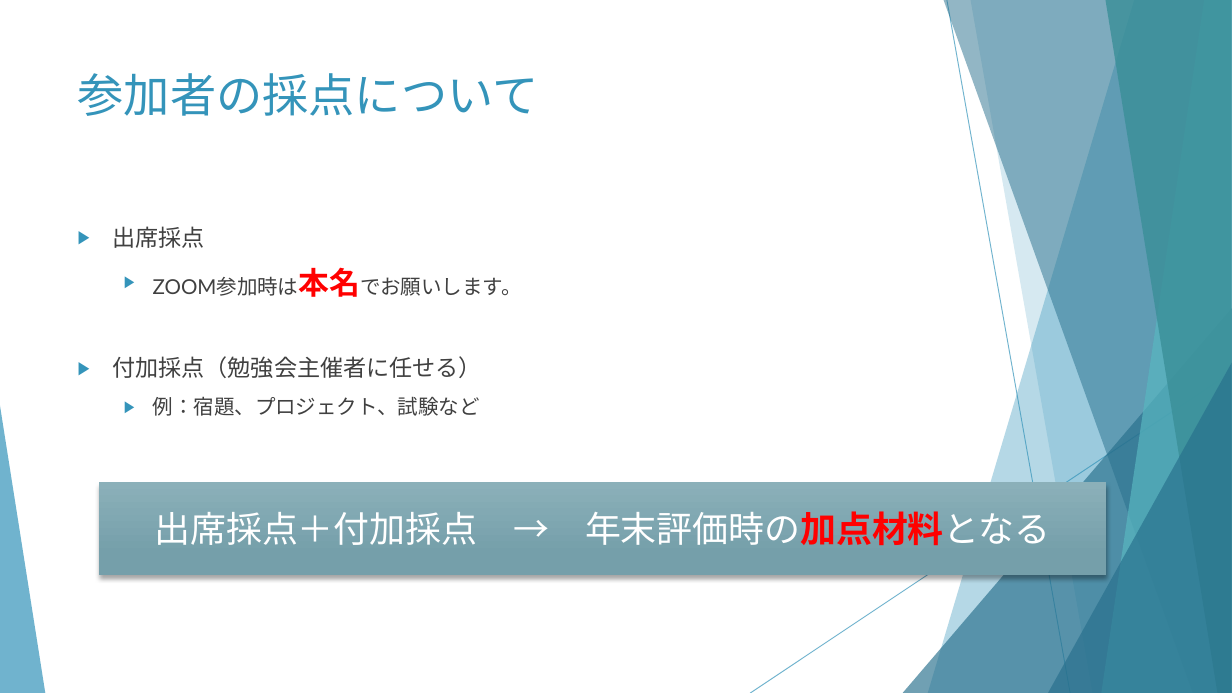
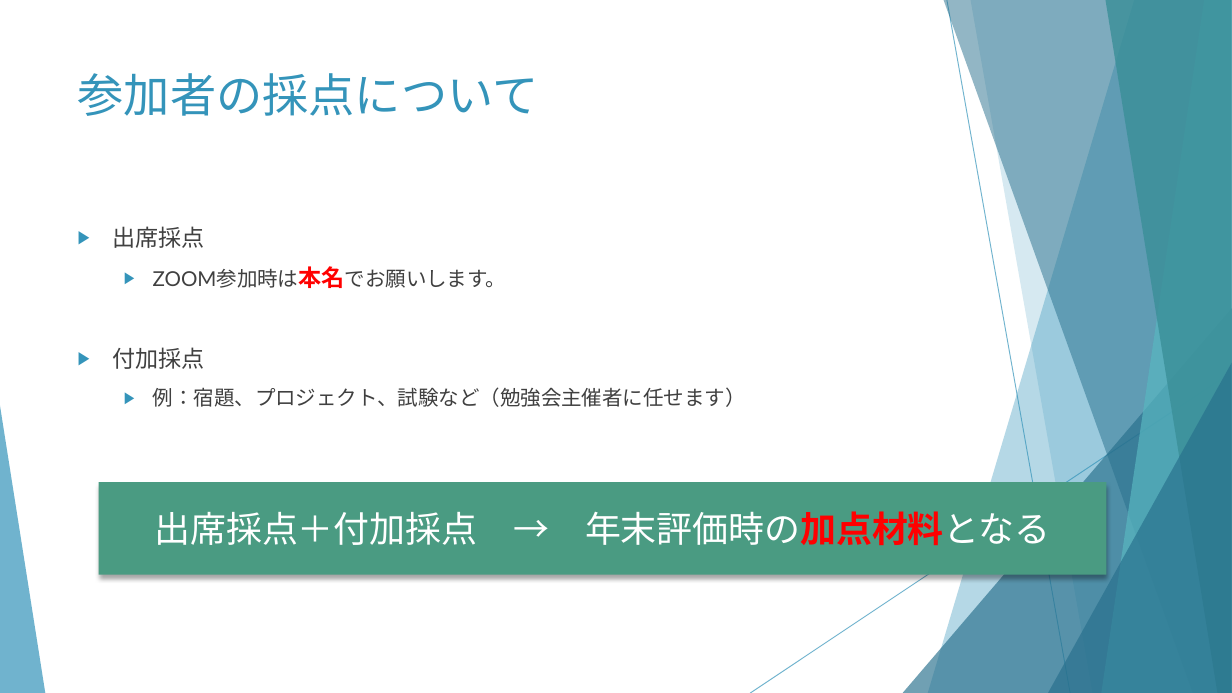
Before and after one commit to huangweijing/rpastudy, a slide deck: slide 10 of 010_事前準備/030_部会説明/20210212_勉強会説明.pptx (slide 9 before the commit). Drawn at 1232x693 pixels with LibreOffice and Linux fonts; fonts in the diff are those of the drawing. Boxes give left, top, right and bottom in pixels: in the first picture for what was removed or moved away, otherwise in the second. Text is boxed around its words. In the diff, an @@ line names an element or a change of style, - is before the commit and + after.

```diff
--- a/010_事前準備/030_部会説明/20210212_勉強会説明.pptx
+++ b/010_事前準備/030_部会説明/20210212_勉強会説明.pptx
@@ text at bbox=[345, 269, 507, 288]: size 24 to 18 pt in "ZOOM参加時は本名でお願いします。" @@
@@ text at bbox=[112, 347, 746, 407]: text changed; size 18 to 16 pt @@
-▶ 付加採点（勉強会主催者に任せる）
-  ▶ 例：宿題、プロジェクト、試験など
+▶ 付加採点
+  ▶ 例：宿題、プロジェクト、試験など（勉強会主催者に任せます）
@@ rectangle "出席採点＋付加採点 → 年末評価時の加点材料となる" at bbox=[99, 482, 1107, 575]: fill gradient #8CB0BA to #75A0AA to #4A9B83 @@
```
Also in this commit, not shown: 6 other slides changed, 2 slides added, 2 slides removed.
